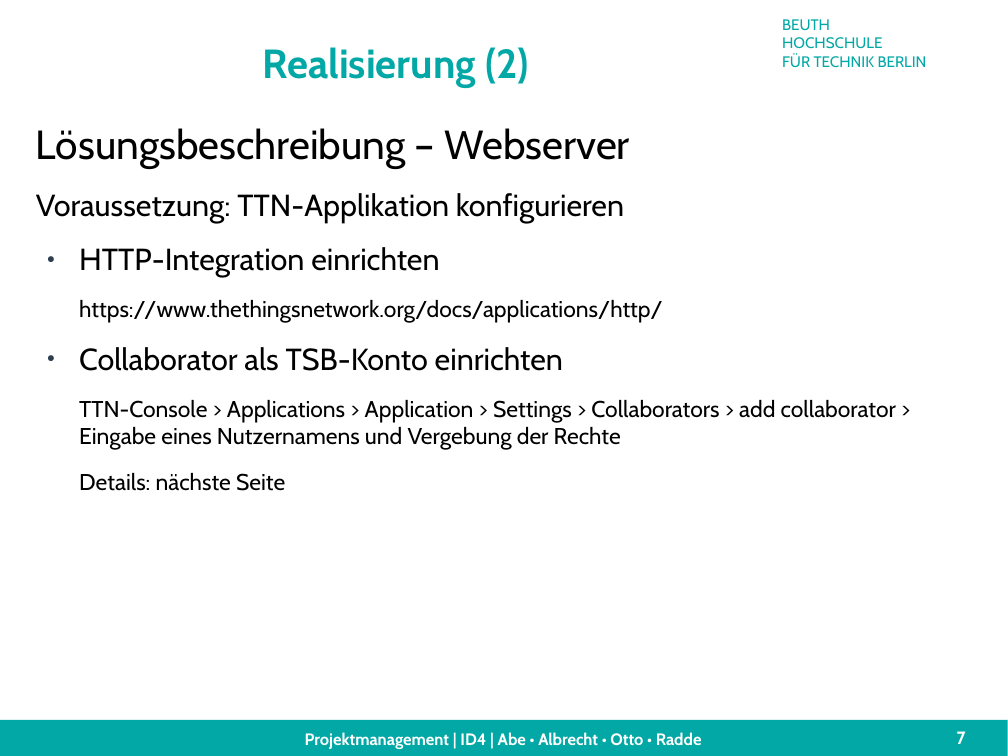
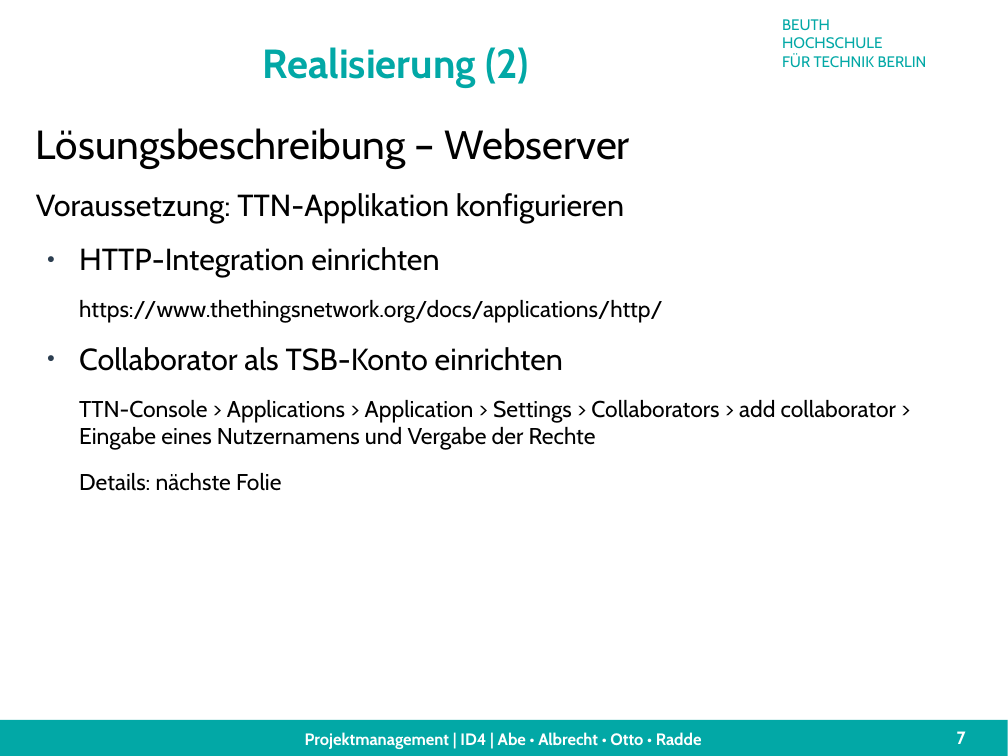
Before and after one commit to technologiestiftung/flussbad, a slide deck: slide 7 of doc/presentation/finalPresentation.odp. Drawn at 1008x756 pixels with LibreOffice and Linux fonts; fonts in the diff are those of the drawing; background and template pictures are left out. Boxes give left, top, right and bottom in pixels: in the first picture for what was removed or moved away, otherwise in the second. Text is boxed around its words. In the diff, an @@ line names an element or a change of style, - is before the commit and + after.

```diff
--- a/doc/presentation/finalPresentation.odp
+++ b/doc/presentation/finalPresentation.odp
@@ text at bbox=[79, 400, 896, 491]: text changed @@
-TTN-Console > Applications > Application > Settings > Collaborators > add collaborator > Eingabe eines Nutzernamens und Vergebung der Rechte
-Details: nächste Seite
+TTN-Console > Applications > Application > Settings > Collaborators > add collaborator > Eingabe eines Nutzernamens und Vergabe der Rechte
+Details: nächste Folie
```
Also in this commit, not shown: 6 other slides changed, 1 other file.
